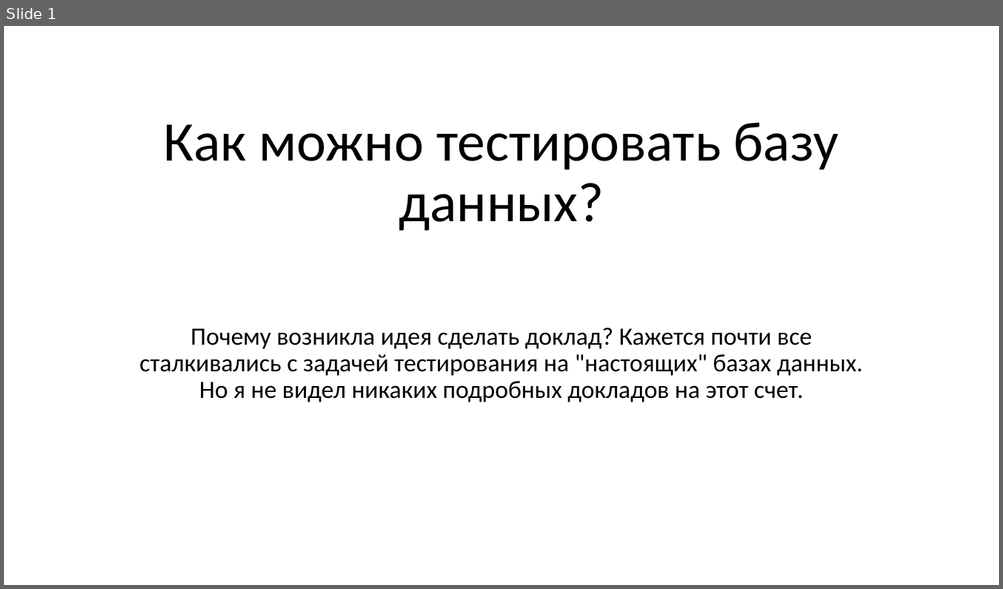
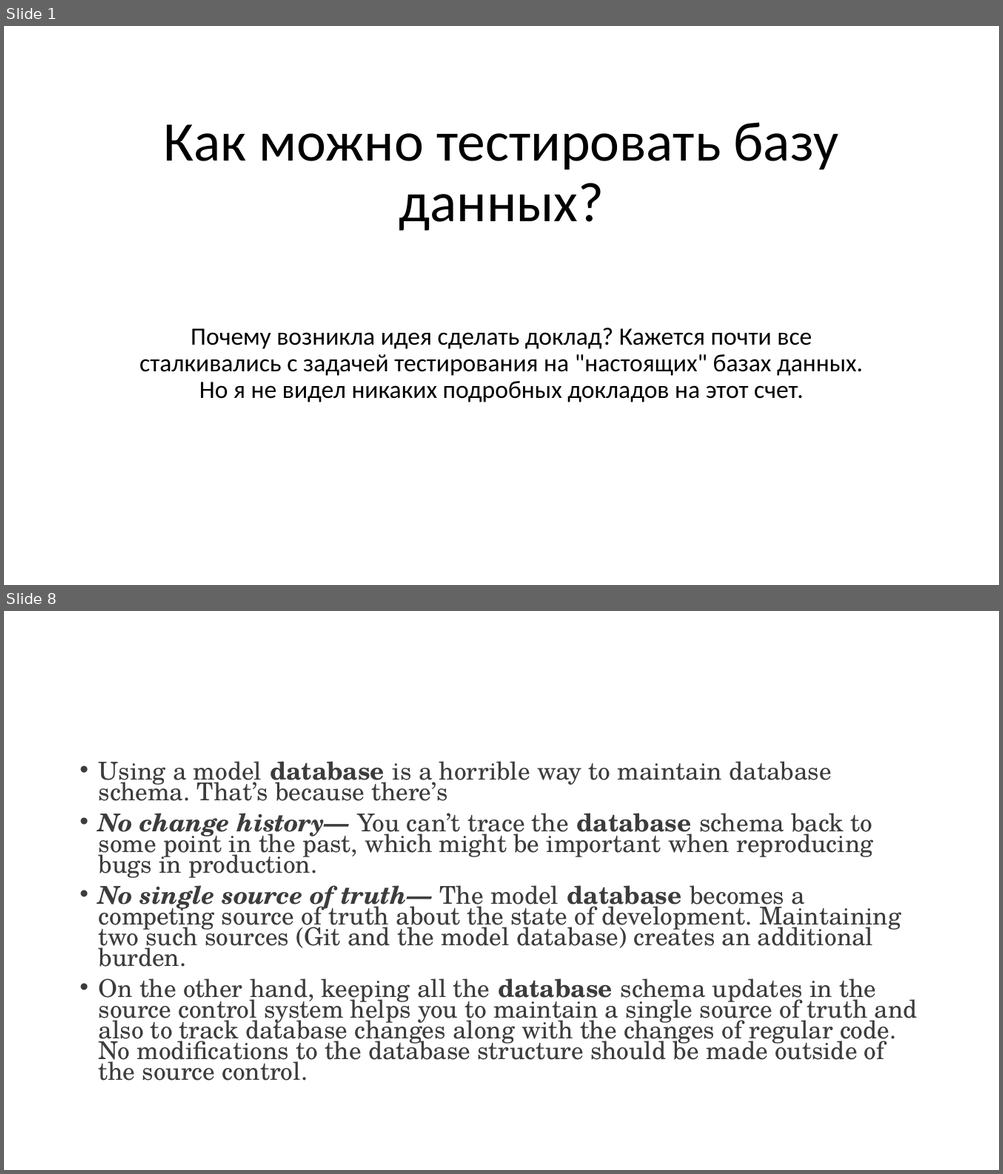
Before and after one commit to Sa1Gur/DbTest.Containers, a slide deck: DbaseTesting.pptx. Shown one above the other, each under a label of ours: slide 1 before the commit, slides 1 and 8 after it; the slides between them are not shown. The pictures are 1003x589 and 1003x1174 pixels, drawn with LibreOffice and Linux fonts; fonts in the diff are those of the drawing. Boxes give left, top, right and bottom in pixels: in the first picture for what was removed or moved away, otherwise in the second. Text is boxed around its words. In the diff, an @@ line names an element or a change of style, - is before the commit and + after.

```diff
--- a/DbaseTesting.pptx
+++ b/DbaseTesting.pptx
@@ slide 8 added at [4,611,999,1170], background #FFFFFF @@
@@ text added at [99,761,917,1081], 23.8 pt, text #3C3C3C @@
+• Using a model database is a horrible way to maintain database schema. That’s because there’s
+• No change history— You can’t trace the database schema back to some point in the past, which might be important when reproducing bugs in production.
+• No single source of truth— The model database becomes a competing source of truth about the state of development. Maintaining two such sources (Git and the model database) creates an additional burden.
+• On the other hand, keeping all the database schema updates in the source control system helps you to maintain a single source of truth and also to track database changes along with the changes of regular code. No modifications to the database structure should be made outside of the source control.
```
Also in this commit, not shown: 1 slide changed, 39 other slides added.
